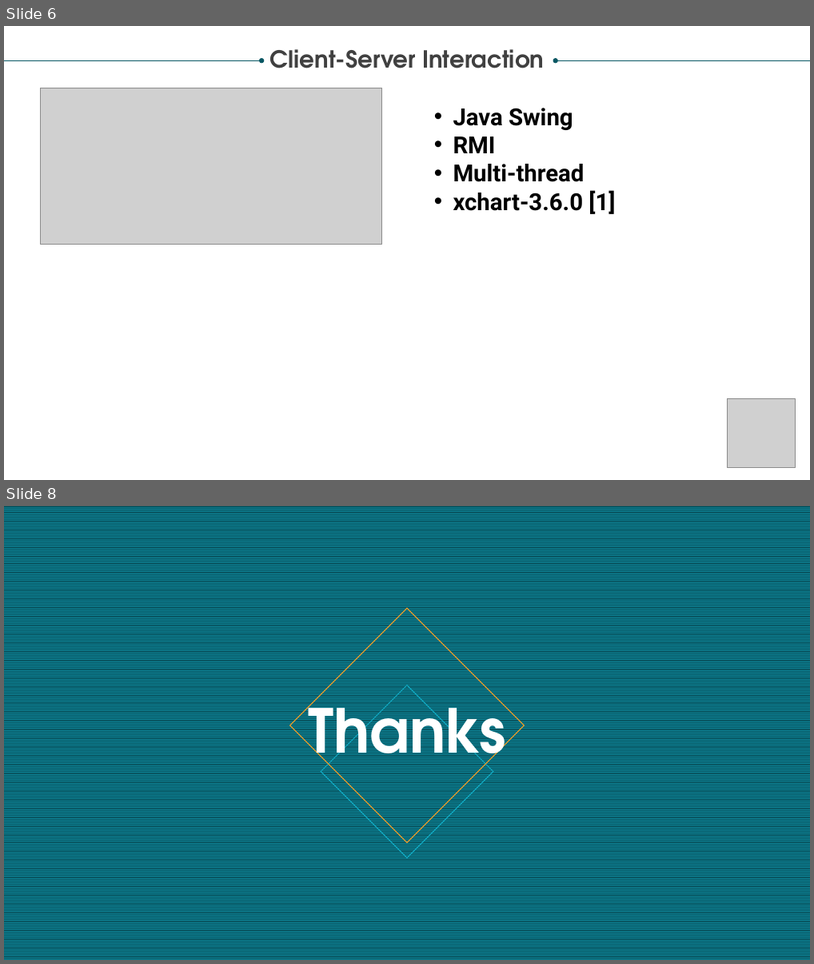
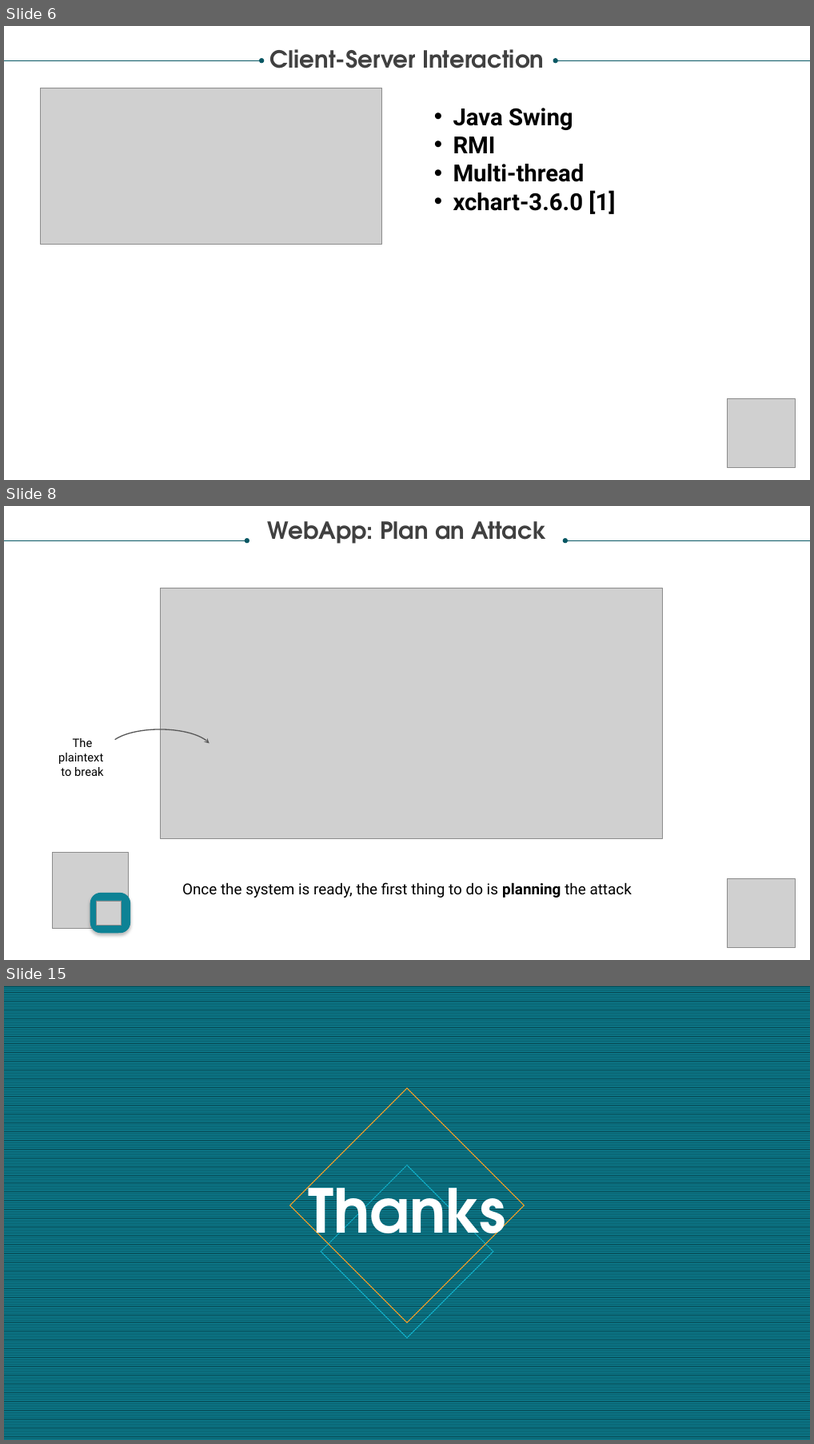
Before and after one commit to PippoGit/DistributedHashBreaker, a slide deck: Distributed Hash-breaker.pptx. Shown one above the other, each under a label of ours: slides 6 and 8 before the commit, slides 6, 8 and 15 after it; the slides between them are not shown. The pictures are 814x964 and 814x1444 pixels, drawn with LibreOffice and Linux fonts; fonts in the diff are those of the drawing; grey boxes stand for pictures. Boxes give left, top, right and bottom in pixels: in the first picture for what was removed or moved away, otherwise in the second. Text is boxed around its words. In the diff, an @@ line names an element or a change of style, - is before the commit and + after.

```diff
--- a/Distributed Hash-breaker.pptx
+++ b/Distributed Hash-breaker.pptx
@@ slide 8 added at <box>4,506,810,960</box>, background #FFFFFF @@
@@ text added at <box>268,521,546,544</box>, 28 pt, text #404040, bold @@
+WebApp: Plan an Attack
@@ arrow added from (4, 540) to (247, 540), #085764 0.5 pt @@
@@ arrow added from (810, 540) to (566, 540), #085764 0.5 pt @@
@@ picture added at <box>160,588,662,838</box> @@
@@ text added at <box>58,738,103,776</box>, 14 pt, text #000000 @@
+The plaintext
+to break
@@ arc (boxed as its full ellipse) added at <box>108,729,211,770</box>, outline #595959 1.25 pt @@
@@ picture added at <box>52,852,129,928</box> @@
@@ text added at <box>182,882,632,897</box>, 18 pt, text #000000 @@
+Once the system is ready, the first thing to do is planning the attack
@@ picture added at <box>727,878,795,947</box> @@
@@ rounded rectangle added at <box>90,892,131,933</box>, fill #0D8295 @@
@@ picture added at <box>97,900,122,924</box> @@
@@ what was slide 8 is now slide 15 @@
```
Also in this commit, not shown: 1 slide changed, 7 other slides added, 1 slide removed, 1 other file.
